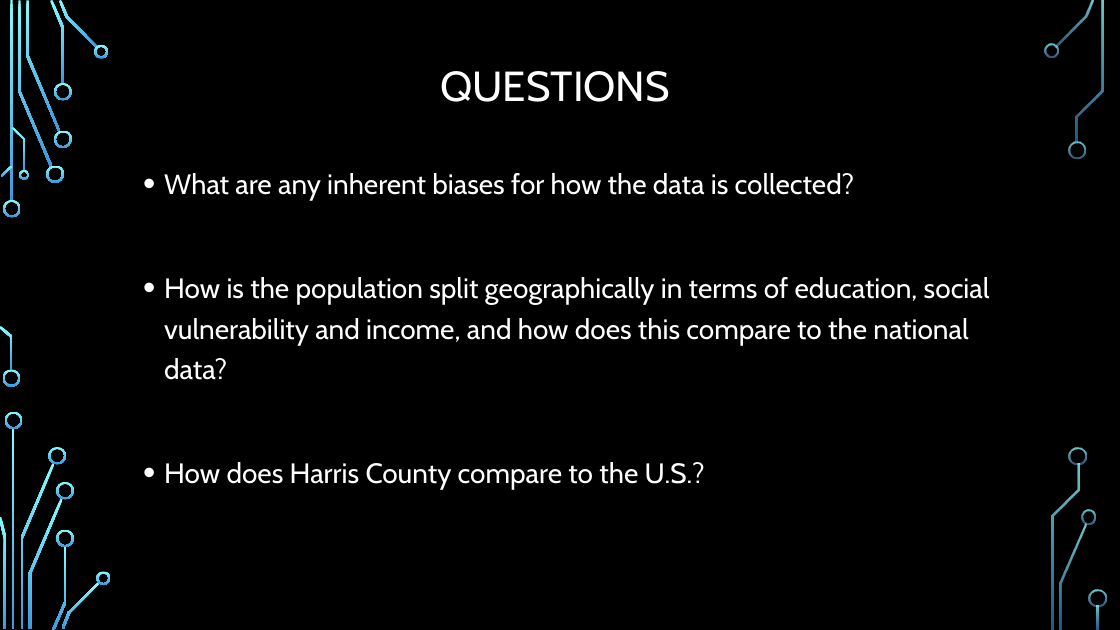
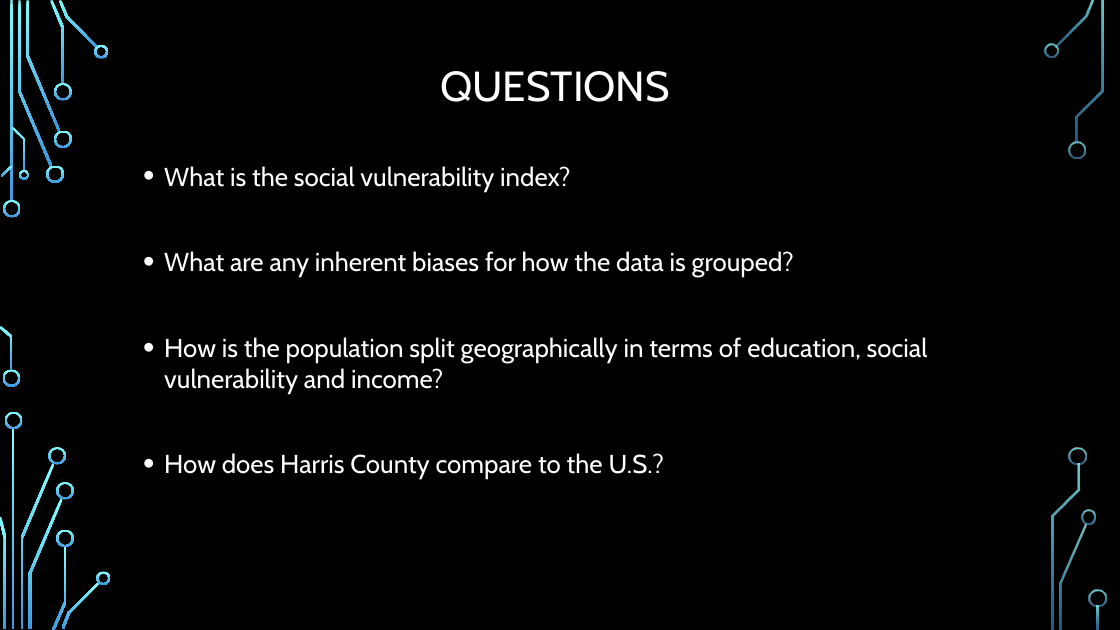
Before and after one commit to obsessedquant/Better_Census_Bureau, a slide deck: slide 2 of Final/Better Census Bureau.pptx (slide 5 before the commit). Drawn at 1120x630 pixels with LibreOffice and Linux fonts; fonts in the diff are those of the drawing; background and template pictures are left out. Boxes give left, top, right and bottom in pixels: in the first picture for what was removed or moved away, otherwise in the second. Text is boxed around its words. In the diff, an @@ line names an element or a change of style, - is before the commit and + after.

Commit message:
Presentation edits

```diff
--- a/Final/Better Census Bureau.pptx
+++ b/Final/Better Census Bureau.pptx
@@ text at [164, 166, 928, 393]: text changed; size 24 to 22.2 pt @@
-• What are any inherent biases for how the data is collected?
-• How is the population split geographically in terms of education, social vulnerability and income, and how does this compare to the national data?
+• What is the social vulnerability index?
+• What are any inherent biases for how the data is grouped?
+• How is the population split geographically in terms of education, social vulnerability and income?
@@ text at [164, 453, 665, 479]: size 24 to 22.2 pt in "How does Harris County compare to the ..."; line spacing 1.2 to 1 @@
```
Also in this commit, not shown: 1 other slide changed, 1 slide removed, 2 other files.
